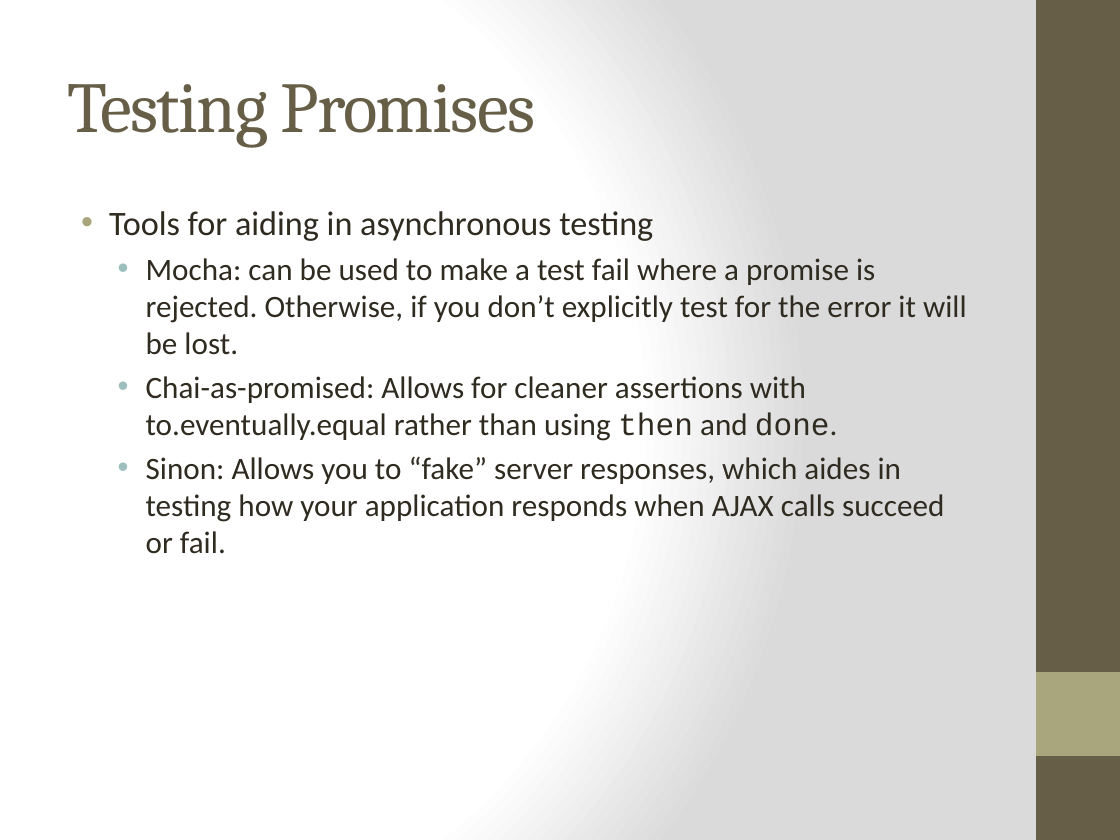
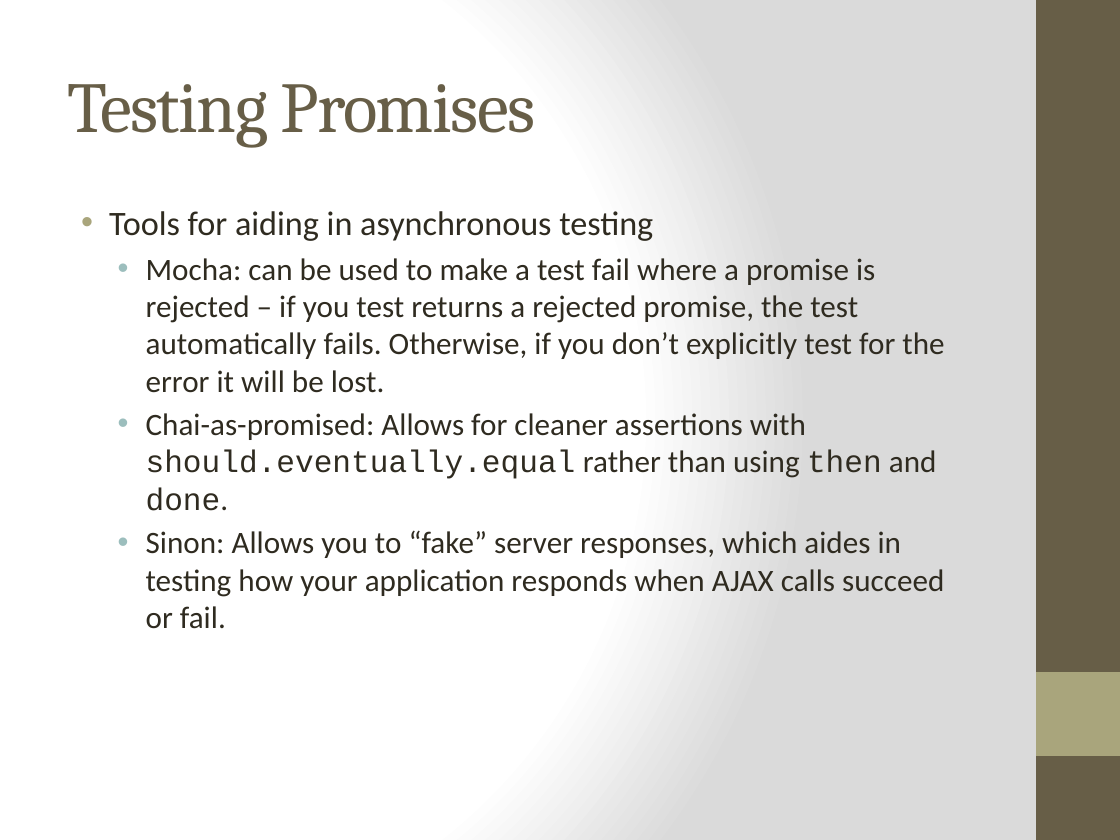
Before and after one commit to cheryly279/AsyncDiscussion, a slide deck: slide 37 of Async_Discussion_9_29_15.pptx. Drawn at 1120x840 pixels with LibreOffice and Linux fonts; fonts in the diff are those of the drawing. Boxes give left, top, right and bottom in pixels: in the first picture for what was removed or moved away, otherwise in the second. Text is boxed around its words. In the diff, an @@ line names an element or a change of style, - is before the commit and + after.

Commit message:
Some cleaner generator slides.

```diff
--- a/Async_Discussion_9_29_15.pptx
+++ b/Async_Discussion_9_29_15.pptx
@@ text at <box>146,258,944,511</box>: text changed @@
-  • Mocha: can be used to make a test fail where a promise is rejected. Otherwise, if you don’t explicitly test for the error it will be lost.
-  • Chai-as-promised: Allows for cleaner assertions with to.eventually.equal rather than using then and done.
+  • Mocha: can be used to make a test fail where a promise is rejected – if you test returns a rejected promise, the test automatically fails. Otherwise, if you don’t explicitly test for the error it will be lost.
+  • Chai-as-promised: Allows for cleaner assertions with should.eventually.equal rather than using then and done.
```
Also in this commit, not shown: 5 other slides changed, 1 other file.
